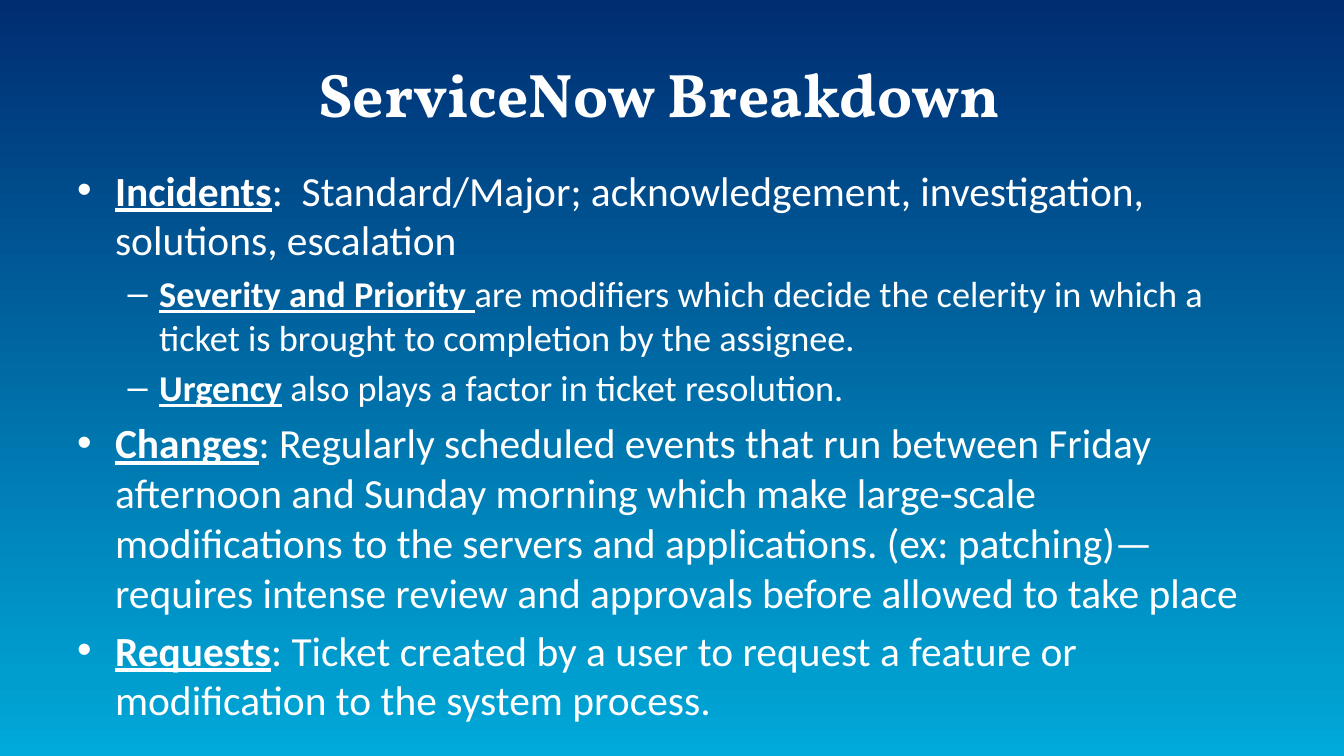
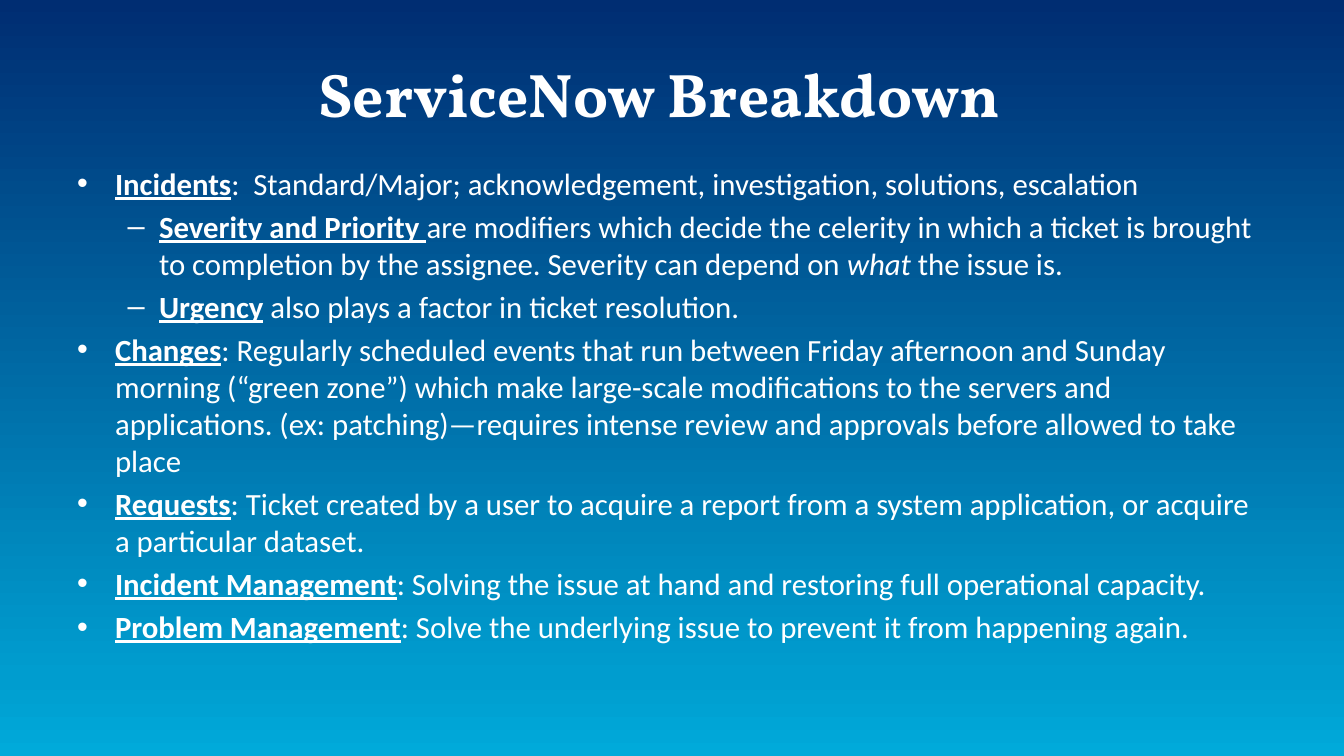
Before and after one commit to AsamiT/selflearn, a slide deck: slide 12 of InternProject.pptx. Drawn at 1344x756 pixels with LibreOffice and Linux fonts; fonts in the diff are those of the drawing. Boxes give left, top, right and bottom in pixels: in the first picture for what was removed or moved away, otherwise in the second. Text is boxed around its words. In the diff, an @@ line names an element or a change of style, - is before the commit and + after.

```diff
--- a/InternProject.pptx
+++ b/InternProject.pptx
@@ text at (115, 173, 1139, 324): size 29.6 to 22 pt in "Incidents: Standard/Major; acknowledgement, investigation, s ..."; size 25.9 to 22 pt in "Urgency also plays a factor in ticket ..."; less space between paragraphs @@
@@ text at (159, 216, 1251, 281): text changed; size 25.9 to 22 pt @@
-  – Severity and Priority are modifiers which decide the celerity in which a ticket is brought to completion by the assignee.
+  – Severity and Priority are modifiers which decide the celerity in which a ticket is brought to completion by the assignee. Severity can depend on what the issue is.
@@ text at (115, 339, 1249, 644): text changed; size 29.6 to 22 pt @@
-• Changes: Regularly scheduled events that run between Friday afternoon and Sunday morning which make large-scale modifications to the servers and applications. (ex: patching)—requires intense review and approvals before allowed to take place
-• Requests: Ticket created by a user to request a feature or modification to the system process.
+• Changes: Regularly scheduled events that run between Friday afternoon and Sunday morning (“green zone”) which make large-scale modifications to the servers and applications. (ex: patching)—requires intense review and approvals before allowed to take place
+• Requests: Ticket created by a user to acquire a report from a system application, or acquire a particular dataset.
+• Incident Management: Solving the issue at hand and restoring full operational capacity.
+• Problem Management: Solve the underlying issue to prevent it from happening again.
```
Also in this commit, not shown: 8 other slides changed, 3 slides added.
